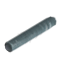
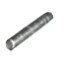
Before/after of a 64×64 layered artwork. What changed in the layer stack:
removed layer "Layer 8" (was lighten) over [4,17,57,54]
added layer "Layer 13" above "Layer 12" over [9,15,52,48]
added layer "Layer 11" (hue, 67%) above "Layer 9" over [8,11,55,50]
"Layer 9": blend vivid light → normal, painted on it over [4,11,57,54]
removed layer "Layer 7" (was darken) over [4,16,57,54]
removed layer "Layer 5" over [4,16,57,54]
